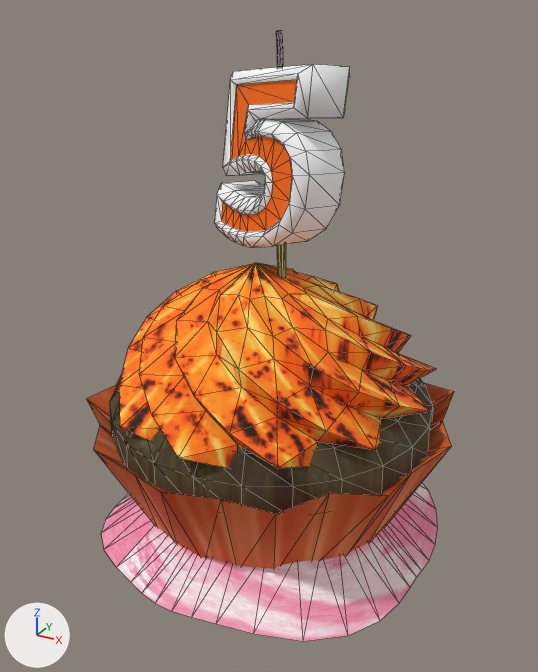
A saved change to the FBX model Holding-Pen/Flag-Spawner-15.FBX.
Before and after are seen from a 50 mm lens placed at (0.237, -0.434, 0.375), pointed at (0.002, -0.007, 0.162). Every picture has the same lights, and +X, +Y and +Z are marked at lower left. Mesh edges are drawn as thin lines. Where no turn or scale is listed for an object, it has been applied to the vertices. Vertices at the same position are counted once.

Objects in the first picture: 'Flag-Spawner-15'.
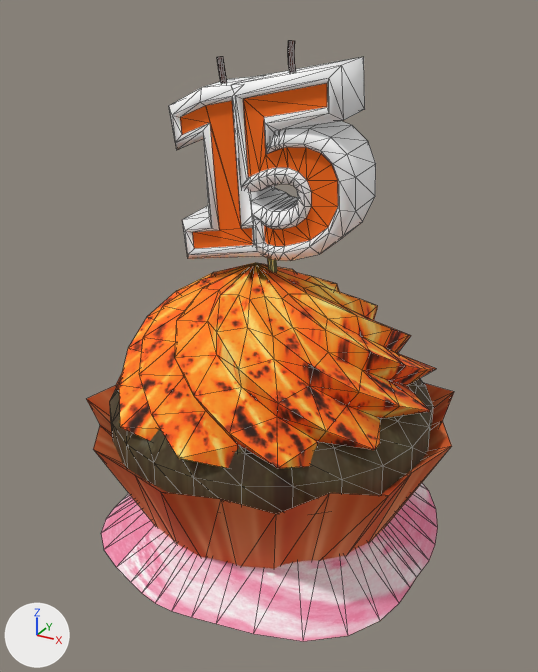
Diff of the bpy script that builds the scene:
```diff
--- a/Holding-Pen/Flag-Spawner-15.FBX.py
+++ b/Holding-Pen/Flag-Spawner-15.FBX.py
@@ me_mesh @@
 # used by ob_flag_spawner_15; location = (0.0, 0.0, 0.0)
-me_mesh.from_pydata(...)  # 727 vertices, 1280 faces; spans x -0.138..0.138, y -0.138..0.138, z -0.007..0.363
+me_mesh.from_pydata(...)  # 833 vertices, 1484 faces; spans x -0.138..0.138, y -0.138..0.138, z -0.007..0.358
+# me_mesh part 1: a new loose piece of 40 vertices spanning x -0.036..-0.025, y -0.013..-0.004, z 0.323..0.348, in mat_flag_spawner_5_mat (picture img_flag_spawner_5_png)
+# me_mesh part 2: a new loose piece of 40 vertices spanning x 0.016..0.024, y -0.013..-0.006, z 0.333..0.358, in mat_flag_spawner_5_mat (picture img_flag_spawner_5_png)
+# me_mesh part 3: a new loose piece of 16 vertices spanning x -0.005..0.005, y -0.003..0.008, z 0.179..0.239, in mat_flag_spawner_5_mat (picture img_flag_spawner_5_png)
+# me_mesh part 4: the loose piece of 40 vertices spanning x -0.007..-0.001, y 0.016..0.023, z 0.337..0.363 is deleted
+# me_mesh part 5: 145 vertices moved from x -0.048..0.049, y -0.026..0.04, z 0.223..0.321 to x -0.064..0.054, y -0.03..0.025, z 0.211..0.344; 99 vertices removed from x -0.038..0.047, y -0.021..0.043, z 0.18..0.346; 149 vertices added at x -0.061..0.068, y -0.031..0.023, z 0.214..0.349
+# me_mesh part 6: 201 kept faces spanning x -0.064..0.039, y -0.03..0.025, z 0.211..0.336 get new texture (UV) coordinates
 me_mesh.materials.append(mat_flag_spawner_5_mat)
```

What differs and where, as boxes [x1, y1, x2, y2] in the pictures (538 x 672 px; the box of a moved part takes in the faces that stretch with it):
'Flag-Spawner-15', reshaped: before [86, 30, 454, 642]; after [86, 40, 454, 642]
part 1 of me_mesh, added: after [217, 56, 227, 83]
part 2 of me_mesh, added: after [288, 40, 296, 72]
part 3 of me_mesh, added: after [268, 259, 277, 272]
part 4 of me_mesh, deleted: before [276, 30, 283, 67]
part 5 of me_mesh, moved or reshaped: before [217, 64, 350, 278]; after [172, 57, 376, 260]
part 6 of me_mesh, surface changed: before [214, 107, 345, 248]; after [169, 77, 311, 260]
